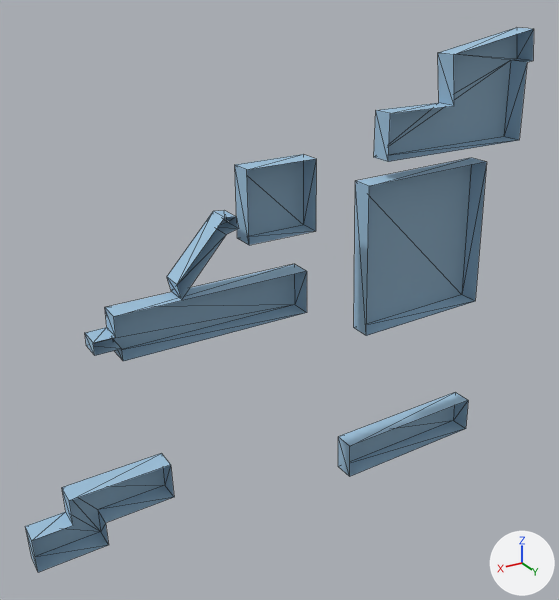
An edit to the OBJ model src/kickboard_sim/models/knu_campus/meshes/buildings_k27.obj, drawn before and after from the same camera.
Rendered twice from a camera (50 mm lens) standing at (334.0, 233.0, -207.0) and looking at (190.0, -6.0, -327.0). Arrows for +X, +Y and +Z are at lower right; the lights stay in place. The picture after the commit comes second. Mesh edges are drawn as thin lines. Where no turn or scale is listed for an object, it has been applied to the vertices.

Objects in the first picture: 'buildings_k27'.
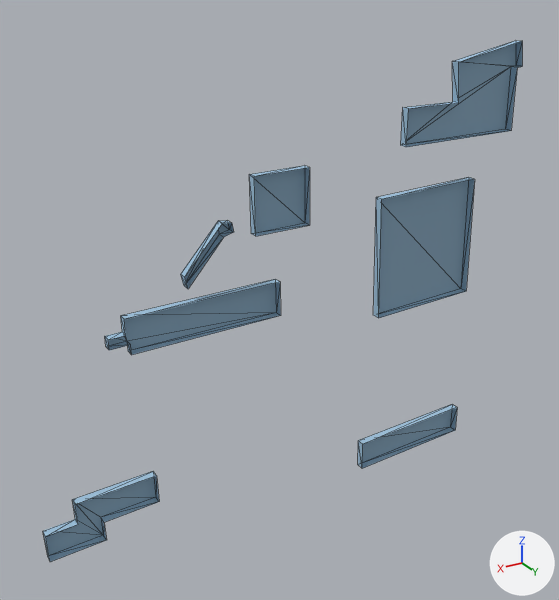
Where the change shows, as pixel boxes (x1, y1, x2, y2) in the pictures (559 x 600 px; the box of a moved part takes in the faces that stretch with it):
'buildings_k27', reshaped: before (25, 28, 534, 572); after (43, 41, 522, 562)
part 1 of me_buildings_k27, moved or reshaped: before (354, 158, 487, 336); after (373, 177, 475, 318)
part 2 of me_buildings_k27, moved or reshaped: before (338, 392, 468, 477); after (358, 404, 457, 468)
part 3 of me_buildings_k27, moved or reshaped: before (85, 264, 307, 361); after (105, 279, 281, 355)
part 4 of me_buildings_k27, moved or reshaped: before (167, 211, 239, 299); after (181, 220, 234, 289)
part 5 of me_buildings_k27, moved or reshaped: before (374, 28, 534, 162); after (401, 41, 522, 147)
part 6 of me_buildings_k27, moved or reshaped: before (25, 453, 174, 572); after (43, 471, 159, 562)
part 7 of me_buildings_k27, moved or reshaped: before (235, 154, 316, 245); after (249, 165, 310, 236)

The change, as a diff of the scene's bpy script:
```diff
--- a/src/kickboard_sim/models/knu_campus/meshes/buildings_k27.obj.py
+++ b/src/kickboard_sim/models/knu_campus/meshes/buildings_k27.obj.py
@@ me_buildings_k27 @@
 # used by ob_buildings_k27; location = (0.0, 0.0, 0.0)
-me_buildings_k27.from_pydata(...)  # 84 vertices, 112 faces; spans x 72.0..296.0, y -9.0..0.0, z -418.0..-230.0
+me_buildings_k27.from_pydata(...)  # 84 vertices, 112 faces; spans x 78.0..292.0, y -3.0..0.0, z -417.0..-235.0
+# me_buildings_k27 part 1: the loose piece of 8 vertices spanning x 90.0..154.0, y -9.0..0.0, z -349.0..-283.0 is scaled about its middle by (0.8, 0.386, 0.8), then moved by (0.0, 3.0, 0.0)
+# me_buildings_k27 part 2: the loose piece of 8 vertices spanning x 87.0..158.0, y -9.0..0.0, z -418.0..-400.0 is scaled about its middle by (0.8, 0.386, 0.8), then moved by (0.0, 3.0, 0.0)
+# me_buildings_k27 part 3: the loose piece of 16 vertices spanning x 182.0..267.0, y -9.0..0.0, z -333.0..-314.0 is scaled about its middle by (0.8, 0.386, 0.8), then moved by (3.0, 3.0, 0.0)
+# me_buildings_k27 part 4: the loose piece of 12 vertices spanning x 211.0..236.0, y -9.0..0.0, z -315.0..-287.0 is scaled about its middle by (0.8, 0.386, 0.8), then moved by (0.0, 3.0, 1.0)
+# me_buildings_k27 part 5: the loose piece of 16 vertices spanning x 72.0..145.0, y -9.0..0.0, z -276.0..-230.0 is scaled about its middle by (0.8, 0.386, 0.8), then moved by (-1.0, 3.0, 0.0)
+# me_buildings_k27 part 6: the loose piece of 16 vertices spanning x 242.0..296.0, y -9.0..0.0, z -408.0..-381.0 is scaled about its middle by (0.8, 0.386, 0.8), then moved by (1.0, 3.0, 0.0)
+# me_buildings_k27 part 7: the loose piece of 8 vertices spanning x 178.0..207.0, y -9.0..0.0, z -299.0..-271.0 is scaled about its middle by (0.8, 0.386, 0.8), then moved by (0.0, 3.0, 0.0)
 me_buildings_k27.materials.append(mat_zone4)
```
